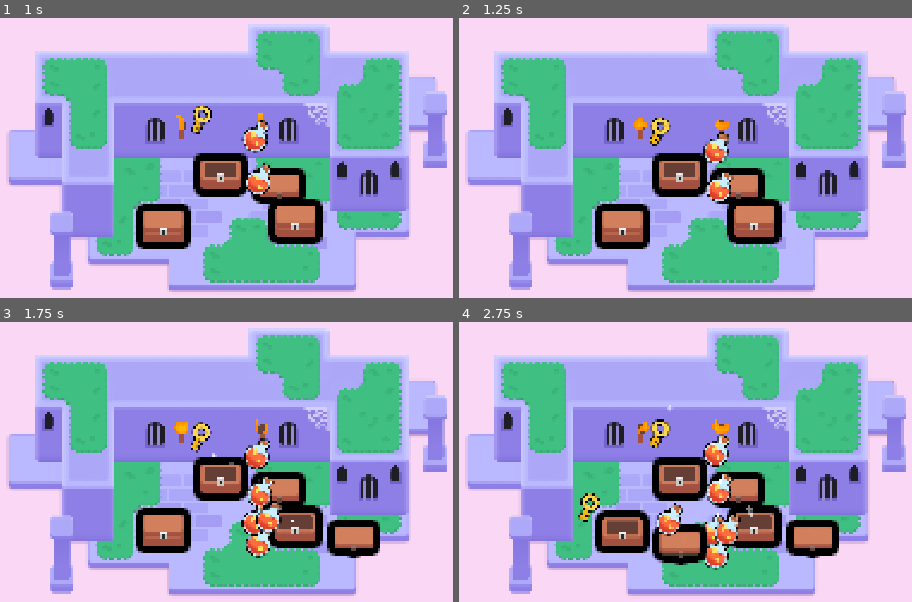
Above: before the commit, frames 1-4 (two rows, left to right).
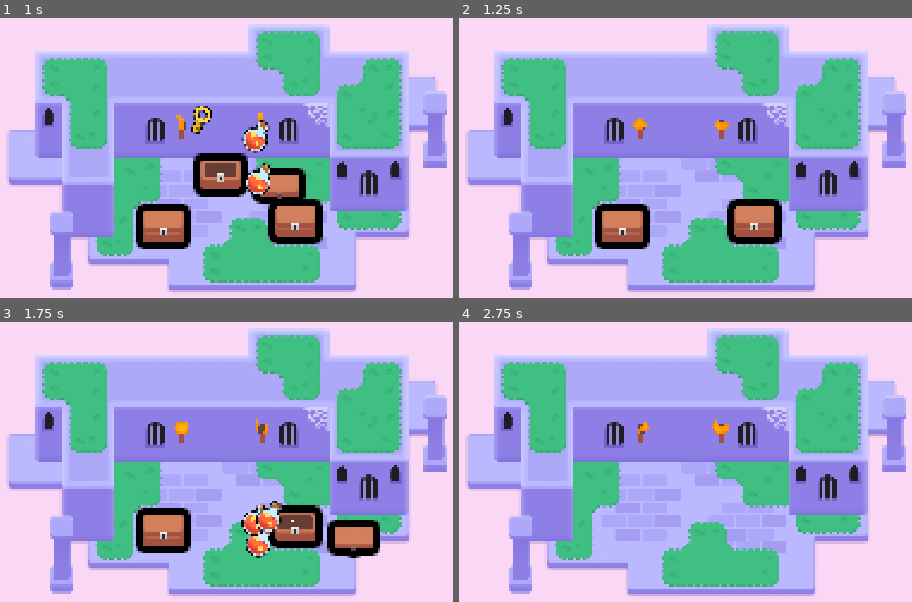
Above: after the commit, the same moments.

Repository: mir927/M6looting
Game: Godot game, scene res://lessons/mini_dungeon.tscn
The game is run twice, just before and just after one commit, with the same random seed, the same clock (stepped at 60 frames per second) and the same inputs.
Inputs (mouse positions are in pixels of both pictures, inside the frame that each line leads up to):
- Up to frame 1 (1 s): tap Enter at 0.5 s; move the mouse to (221, 172) at 0.52 s; hold D (move_right) from 0.53 s (still down); tap Z at 0.6 s; click (221, 172) at 0.67 s; tap Space at 0.77 s
- Up to frame 2 (1.25 s): keep holding D (move_right)
- Up to frame 3 (1.75 s): move the mouse to (294, 526) at 1.27 s; release D (move_right) at 1.28 s; hold S (move_down) from 1.28 s (still down); tap Z at 1.35 s; click (294, 526) at 1.42 s; tap Space at 1.52 s
- Up to frame 4 (2.75 s): move the mouse to (622, 529) at 2.02 s; release S (move_down) at 2.03 s; hold D (move_right) from 2.03 s (still down); tap Z at 2.1 s; click (622, 529) at 2.17 s

Frame 1 is identical in both runs. In frame 2, 4.1% of the frame differs, in the area x 42-68%, y 35-67%; in frame 3, 4.1%; in frame 4, 12%, in the area x 26-84%, y 29-89%.

Commit message:
Update chest.gd

Diff:
--- a/lessons/chest/chest.gd
+++ b/lessons/chest/chest.gd
@@ -23,6 +23,8 @@
 	mouse_entered.connect(_on_mouse_entered)
 	mouse_exited.connect(_on_mouse_exited)
 	canvas_group.material.set_shader_parameter("line_thickness", 3.0)
+	get_viewport().physics_object_picking_sort = true
+	get_viewport().physics_object_picking_first_only = true
 func _on_mouse_entered()-> void:
 	var tween := create_tween()
 	tween.tween_method(set_outline_thickness, 3.0, 6.0, 0.08)
@@ -41,6 +43,7 @@
 	const FLIGHT_TIME := 0.4
 	const HALF_FLIGHT_TIME := FLIGHT_TIME / 2.0
 	var tween := create_tween()
+	tween.finished.connect(queue_free)
 	tween.set_trans(Tween.TRANS_QUAD)
 	tween.set_ease(Tween.EASE_OUT)
 	tween.set_parallel()
@@ -52,3 +55,4 @@
 	tween.tween_property(loot_item, "position:y", land_position.y - jump_height, HALF_FLIGHT_TIME)
 	tween.set_ease(Tween.EASE_IN)
 	tween.tween_property(loot_item, "position:y", land_position.y, HALF_FLIGHT_TIME)
+	tween.finished.connect(queue_free)
